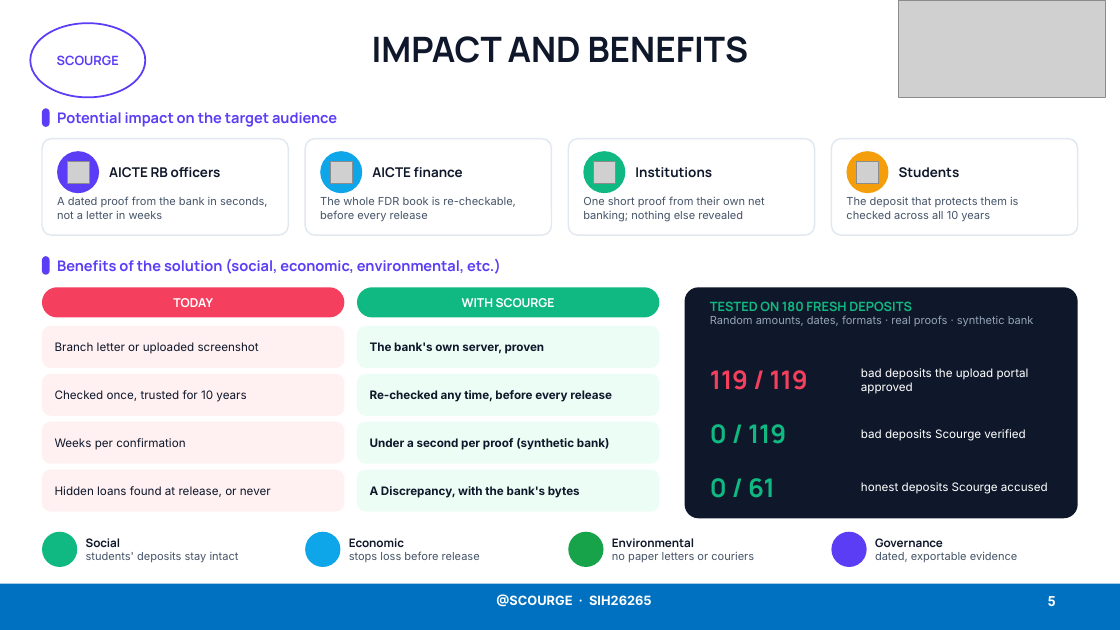
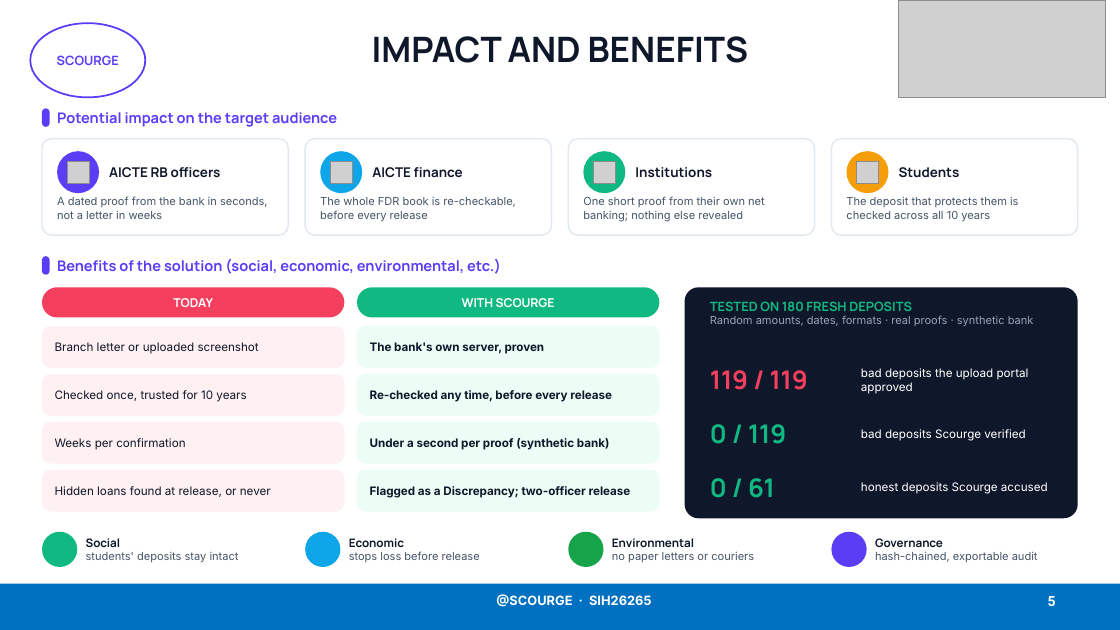
Before and after one commit to Lakki007/Arnavax-Scourge-SIH26265, a slide deck: slide 5 of docs/ppt/Scourge_SIH26265_Idea.pptx. Drawn at 1120x630 pixels with LibreOffice and Linux fonts; fonts in the diff are those of the drawing; grey boxes stand for pictures; background and template pictures are left out. Boxes give left, top, right and bottom in pixels: in the first picture for what was removed or moved away, otherwise in the second. Text is boxed around its words. In the diff, an @@ line names an element or a change of style, - is before the commit and + after.

```diff
--- a/docs/ppt/Scourge_SIH26265_Idea.pptx
+++ b/docs/ppt/Scourge_SIH26265_Idea.pptx
@@ text at (370,486,631,498): text changed @@
-A Discrepancy, with the bank's bytes
+Flagged as a Discrepancy; two-officer release
@@ text at (875,552,1038,563): text changed @@
-dated, exportable evidence
+hash-chained, exportable audit
```
Also in this commit, not shown: 4 other slides changed, 4 other files.
